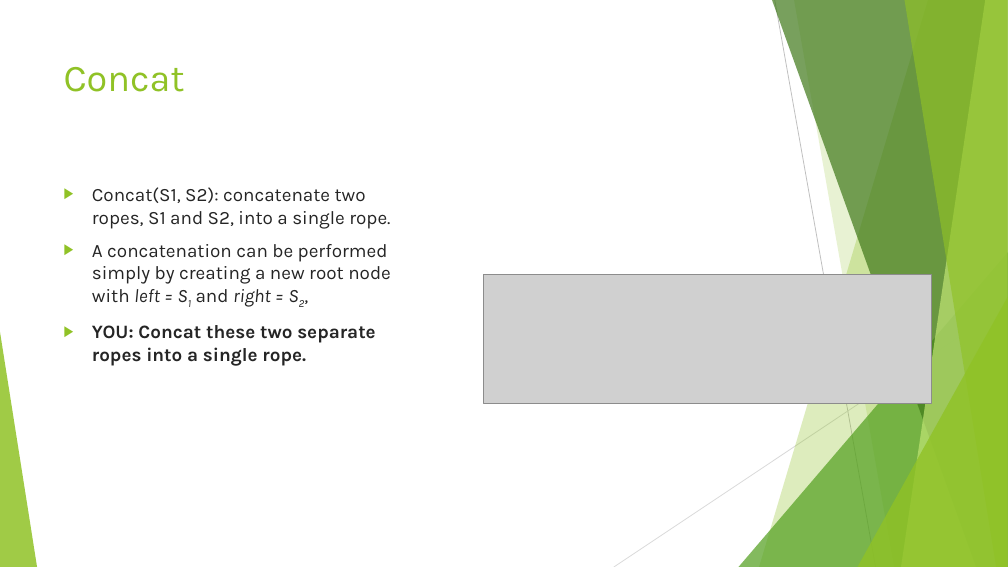
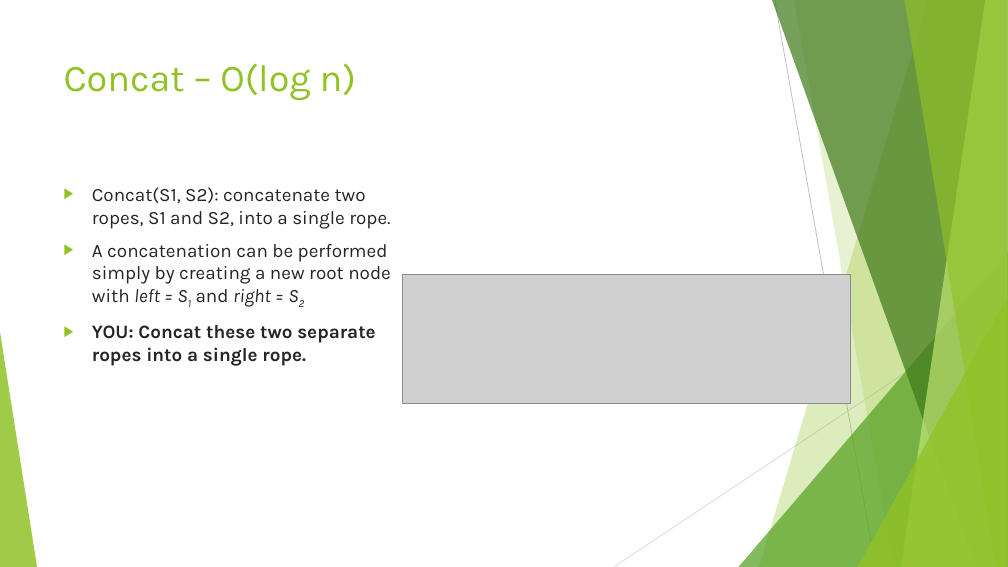
Before and after one commit to nbelliot/comp401, a slide deck: slide 4 of presentation1/Exercises.pptx. Drawn at 1008x567 pixels with LibreOffice and Linux fonts; fonts in the diff are those of the drawing; grey boxes stand for pictures. Boxes give left, top, right and bottom in pixels: in the first picture for what was removed or moved away, otherwise in the second. Text is boxed around its words. In the diff, an @@ line names an element or a change of style, - is before the commit and + after.

Commit message:
update...
in progress...

```diff
--- a/presentation1/Exercises.pptx
+++ b/presentation1/Exercises.pptx
@@ title at [64,63,356,101]: text changed @@
-Concat
+Concat – O(log n)
@@ text at [92,244,391,307]: text changed @@
-▶ A concatenation can be performed simply by creating a new root node with left = S1 and right = S2,
+▶ A concatenation can be performed simply by creating a new root node with left = S1 and right = S2
@@ picture: place and size @@
-picture at [483,274,932,403]
+picture at [402,274,851,403]
```
Also in this commit, not shown: 3 other slides changed, 3 slides added.
